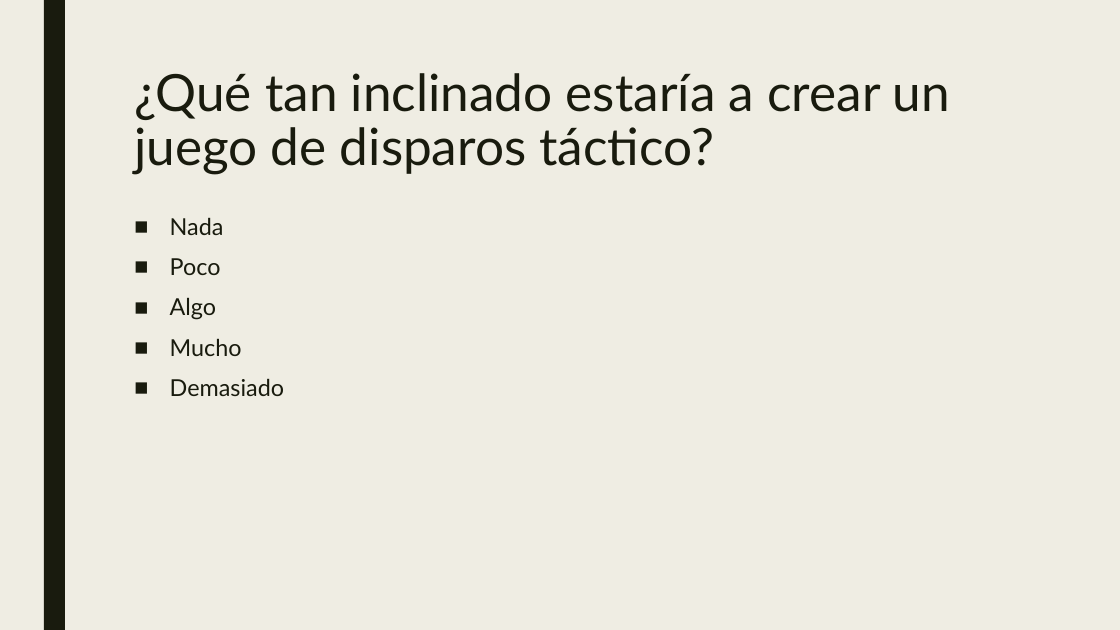
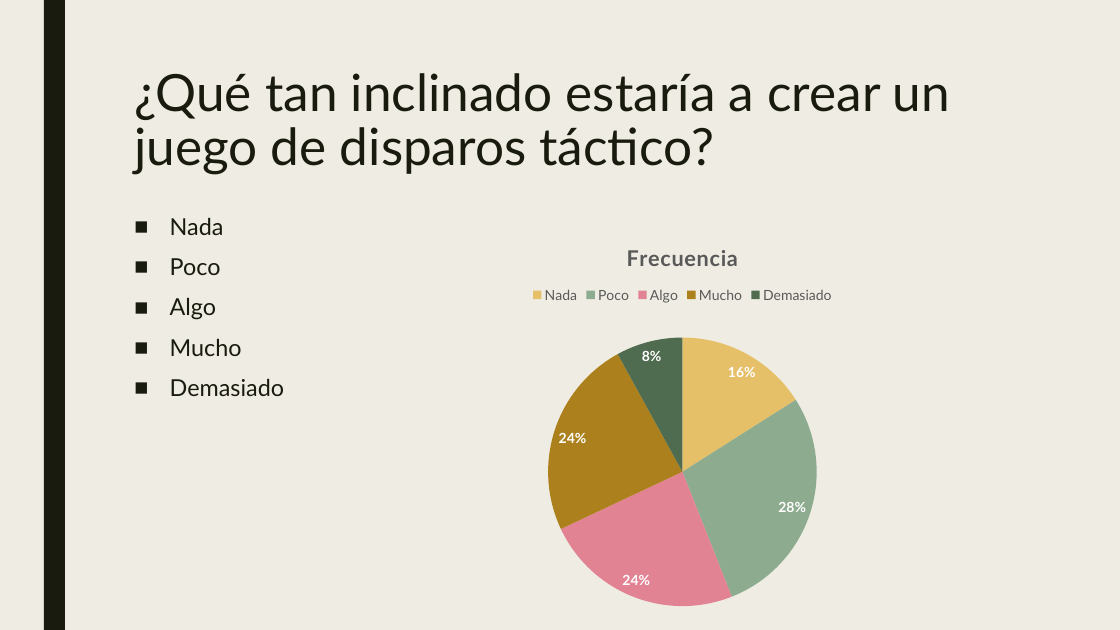
Before and after one commit to DerTee/Framework-Joyeuse, a slide deck: slide 13 of Presentaciones/Encuesta.pptx (slide 11 before the commit). Drawn at 1120x630 pixels with LibreOffice and Linux fonts; fonts in the diff are those of the drawing. Boxes give left, top, right and bottom in pixels: in the first picture for what was removed or moved away, otherwise in the second. Text is boxed around its words. In the diff, an @@ line names an element or a change of style, - is before the commit and + after.

```diff
--- a/Presentaciones/Encuesta.pptx
+++ b/Presentaciones/Encuesta.pptx
@@ pie chart added at (427, 225, 938, 618) @@
+title "Frecuencia"
+categories: Nada, Poco, Algo, Mucho, Demasiado
+Frecuencia: 16, 28, 24, 24, 8
```
Also in this commit, not shown: 14 other slides changed, 3 slides added, 1 slide removed, 24 other files.
